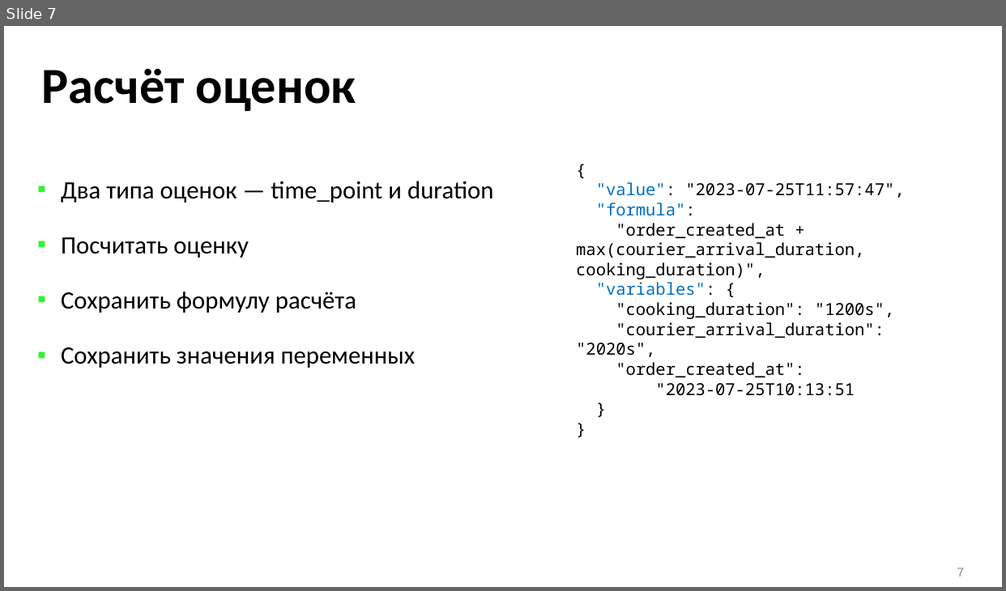
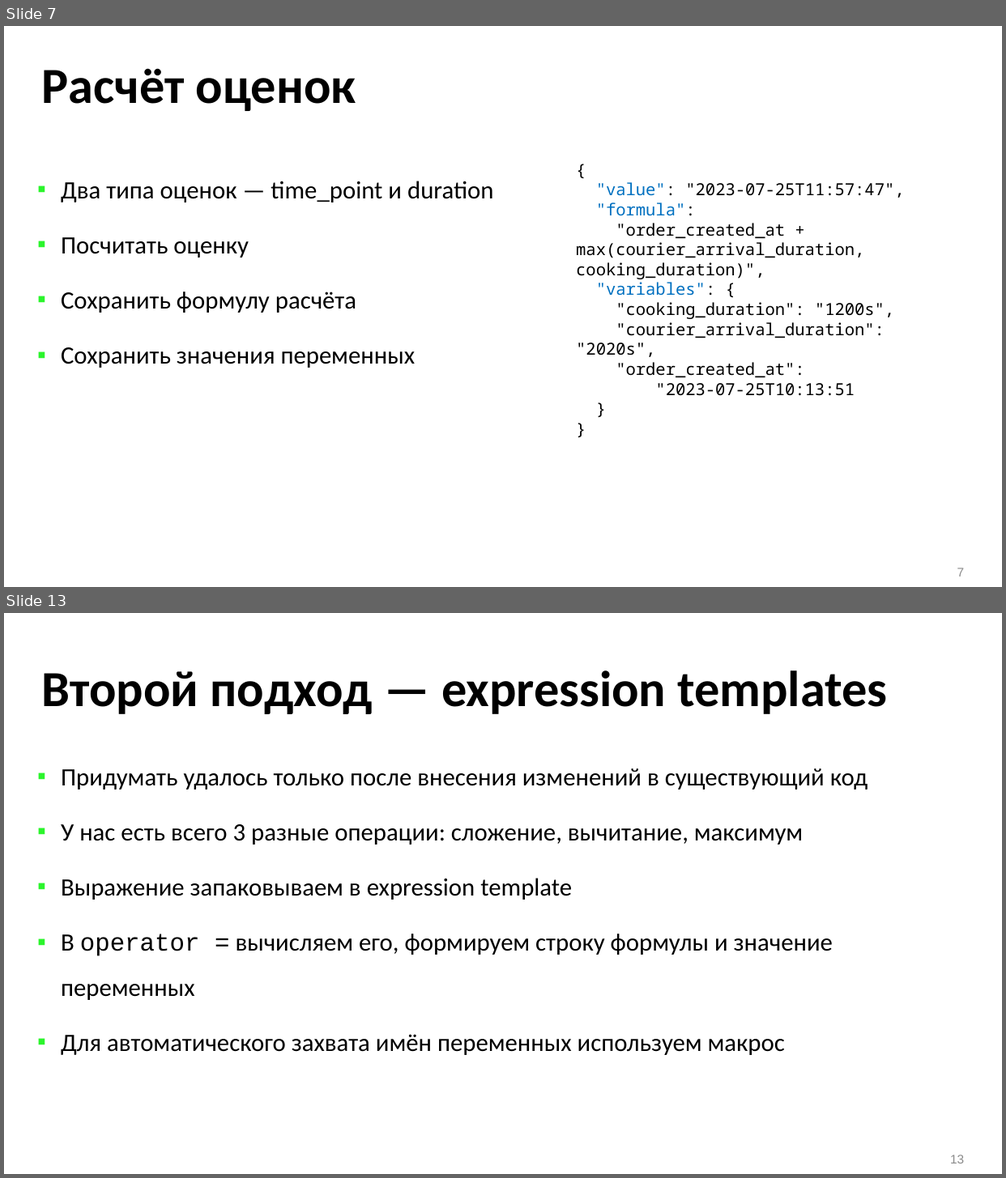
Before and after one commit to ishfb/zcc23, a slide deck: slides_new.pptx. Shown one above the other, each under a label of ours: slide 7 before the commit, slides 7 and 13 after it; the slides between them are not shown. The pictures are 1006x591 and 1006x1178 pixels, drawn with LibreOffice and Linux fonts; fonts in the diff are those of the drawing. Boxes give left, top, right and bottom in pixels: in the first picture for what was removed or moved away, otherwise in the second. Text is boxed around its words. In the diff, an @@ line names an element or a change of style, - is before the commit and + after.

```diff
--- a/slides_new.pptx
+++ b/slides_new.pptx
@@ slide 13 added at (4, 613, 1002, 1174), background #FFFFFF @@
@@ title added at (42, 671, 887, 714), 48.6 pt, text #000000, bold @@
+Второй подход — expression templates
@@ text added at (61, 769, 867, 1055), 24 pt, text #000000 @@
+▪ Придумать удалось только после внесения изменений в существующий код
+▪ У нас есть всего 3 разные операции: сложение, вычитание, максимум
+▪ Выражение запаковываем в expression template
+▪ В operator = вычисляем его, формируем строку формулы и значение переменных
+▪ Для автоматического захвата имён переменных используем макрос
@@ page number added at (950, 1155, 964, 1164), 12 pt, text #8C8C8C @@
+13
```
Also in this commit, not shown: 2 slides changed, 14 other slides added.
